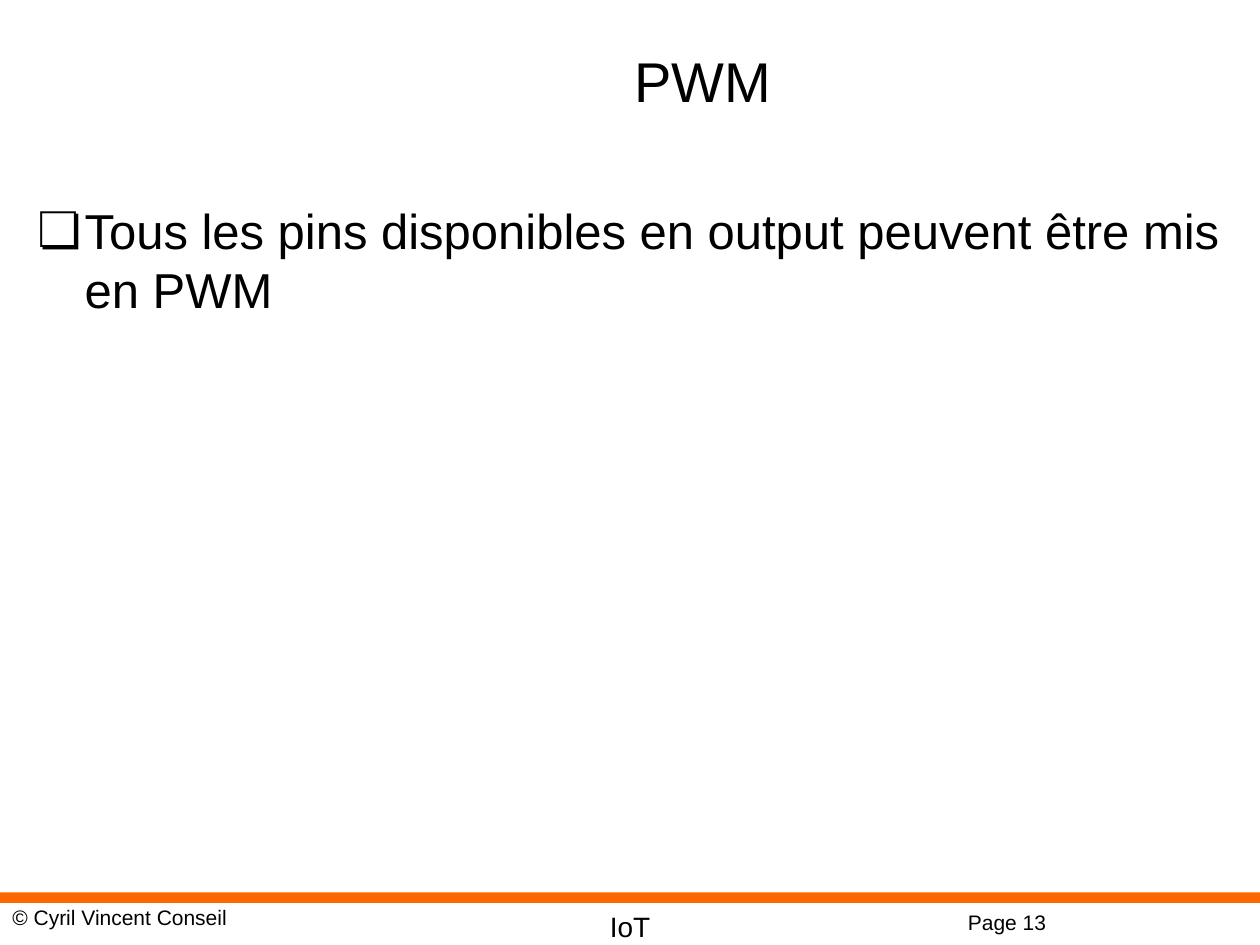
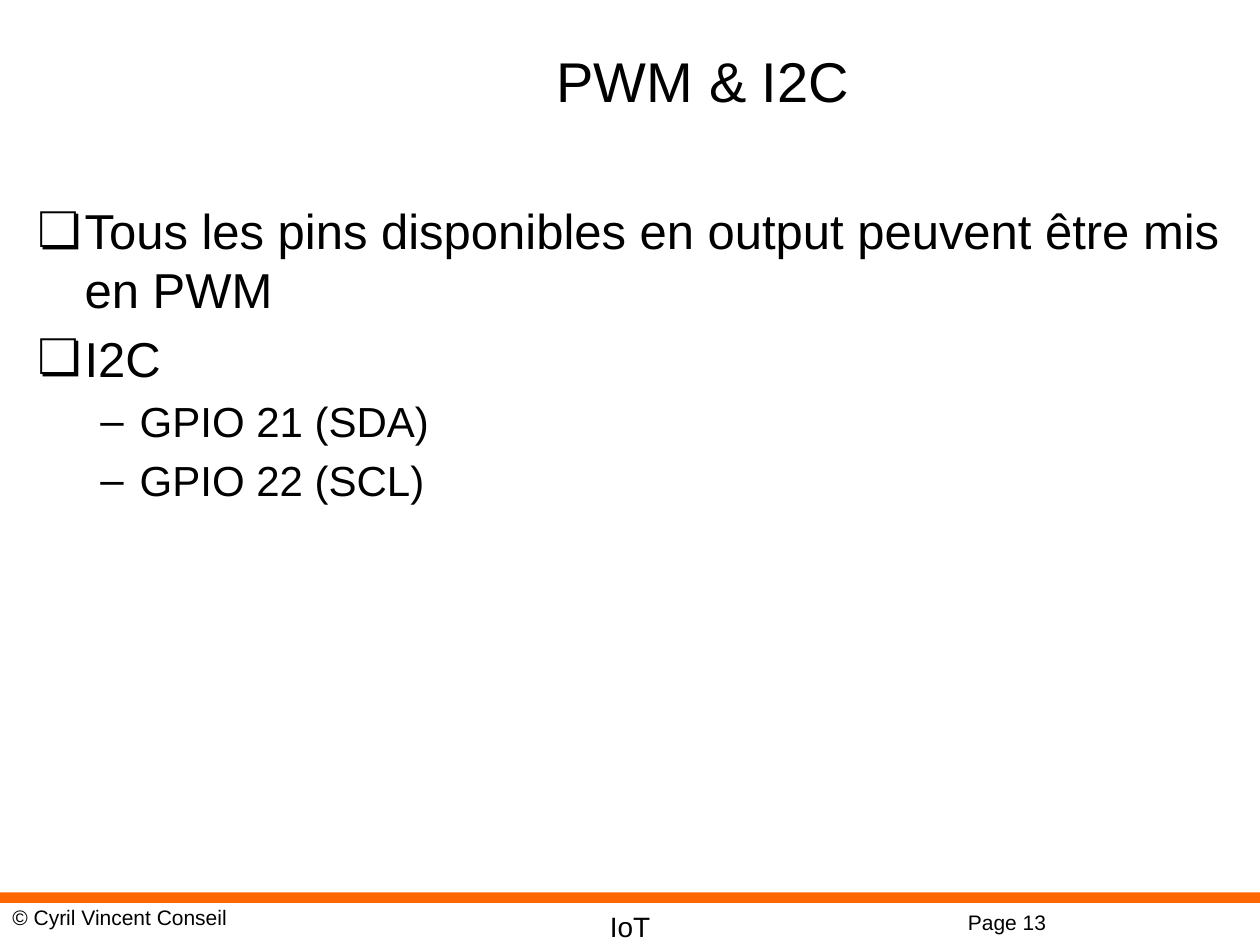
Before and after one commit to cyrilvincent/IoT, a slide deck: slide 13 of ppt/IoT17-ESP32.pptx. Drawn at 1260x945 pixels with LibreOffice and Linux fonts; fonts in the diff are those of the drawing; background and template pictures are left out. Boxes give left, top, right and bottom in pixels: in the first picture for what was removed or moved away, otherwise in the second. Text is boxed around its words. In the diff, an @@ line names an element or a change of style, - is before the commit and + after.

```diff
--- a/ppt/IoT17-ESP32.pptx
+++ b/ppt/IoT17-ESP32.pptx
@@ title at [557, 63, 849, 103]: text changed @@
-PWM
+PWM & I2C
@@ text at [85, 342, 429, 504]: paragraphs added @@
+❏ I2C
+  – GPIO 21 (SDA)
+  – GPIO 22 (SCL)
```
Also in this commit, not shown: 2 other slides changed, 1 slide added, 1 slide removed, 11 other files.
